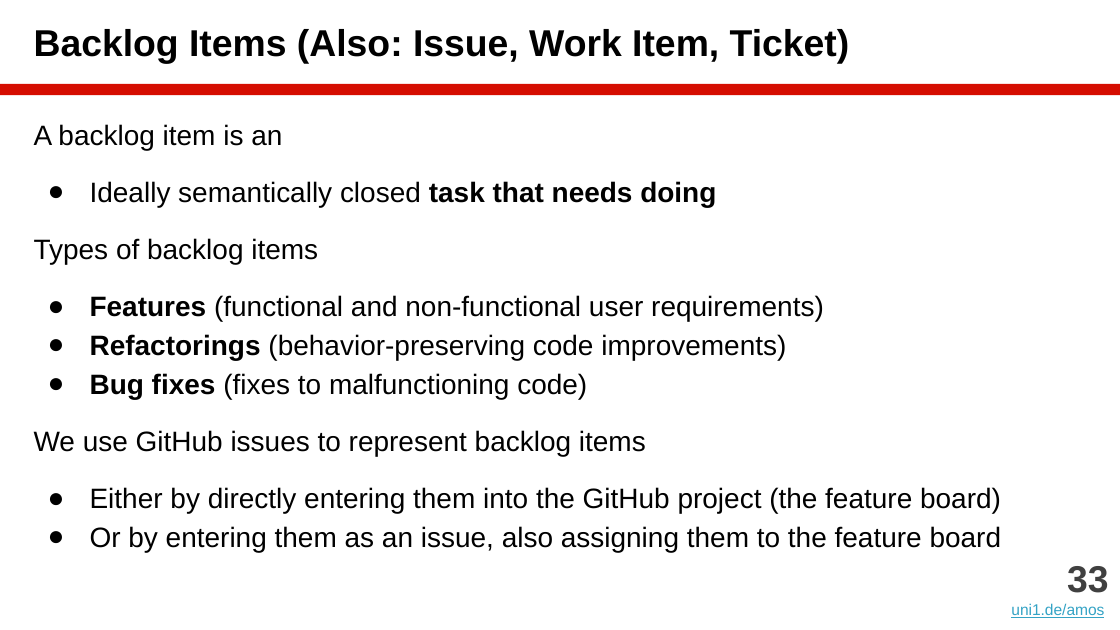
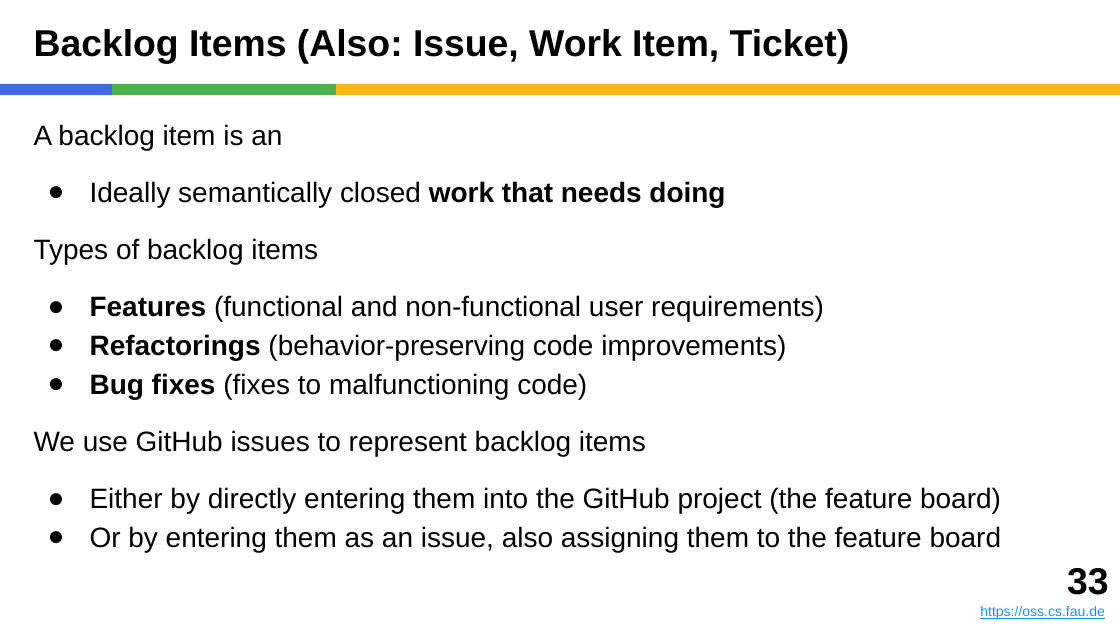
Before and after one commit to dirkriehle/amos-course, a slide deck: slide 33 of Lecture slides/AMOS B01 - Team and Tools.pptx. Drawn at 1120x630 pixels with LibreOffice and Linux fonts; fonts in the diff are those of the drawing. Boxes give left, top, right and bottom in pixels: in the first picture for what was removed or moved away, otherwise in the second. Text is boxed around its words. In the diff, an @@ line names an element or a change of style, - is before the commit and + after.

```diff
--- a/Lecture slides/AMOS B01 - Team and Tools.pptx
+++ b/Lecture slides/AMOS B01 - Team and Tools.pptx
@@ rectangle added at <box>0,84,112,95</box>, fill #4169E1 @@
@@ rectangle added at <box>112,84,336,95</box>, fill #4CAF50 @@
@@ rectangle: place and size @@
-rectangle at <box>0,84,1120,95</box>
+rectangle at <box>336,84,1120,95</box>
@@ rectangle at <box>336,84,1120,95</box>: fill #D50D01 to #FEB612 @@
@@ text at <box>90,181,725,207</box>: text changed @@
-● Ideally semantically closed task that needs doing
+● Ideally semantically closed work that needs doing
@@ text: place and size @@
-text at <box>1011,566,1108,618</box>
+text at <box>980,568,1108,619</box>
@@ text at <box>1067,568,1108,595</box>: text colour #404040 to #000000 in "33" @@
@@ text at <box>980,606,1105,619</box>: text changed; size 10 to 9 pt; text colour #34A3C5 to #1E90FF @@
-uni1.de/amos
+https://oss.cs.fau.de
```
Also in this commit, not shown: 57 other slides changed, 6 other files.
